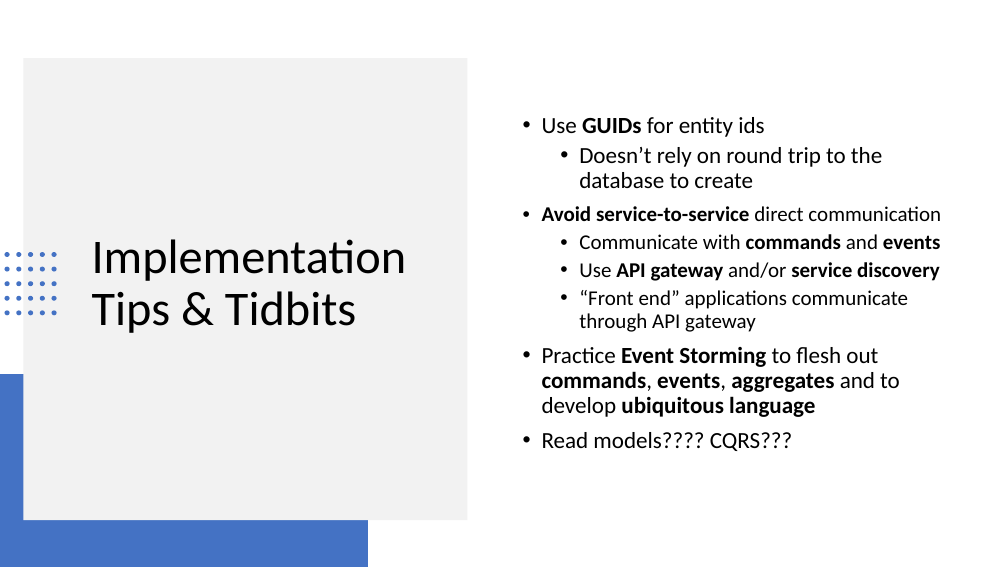
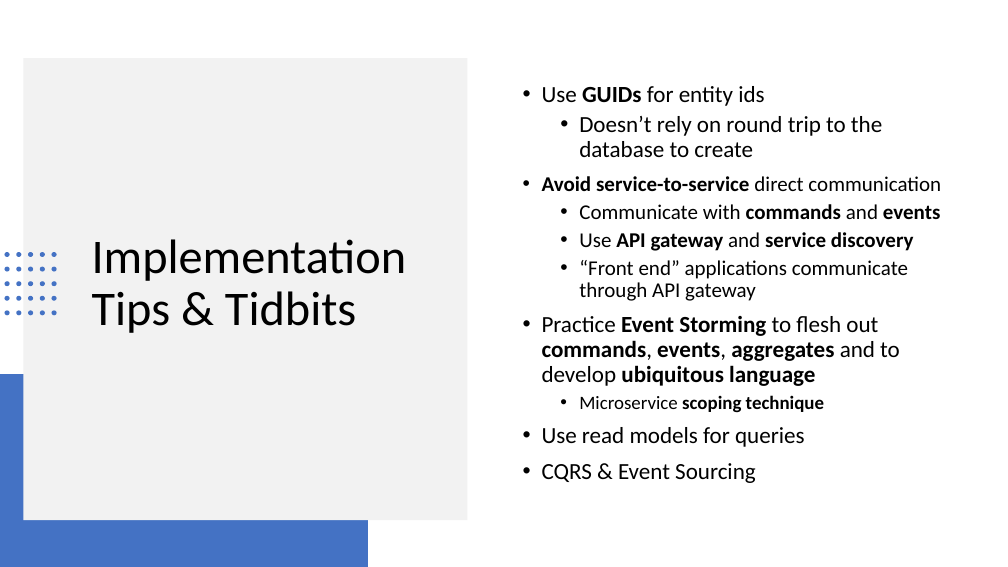
Before and after one commit to footedr/easyddd, a slide deck: slide 31 of EasyDDD.pptx. Drawn at 1008x567 pixels with LibreOffice and Linux fonts; fonts in the diff are those of the drawing. Boxes give left, top, right and bottom in pixels: in the first picture for what was removed or moved away, otherwise in the second. Text is boxed around its words. In the diff, an @@ line names an element or a change of style, - is before the commit and + after.

```diff
--- a/EasyDDD.pptx
+++ b/EasyDDD.pptx
@@ text at (579, 232, 914, 251): text changed @@
-  • Use API gateway and/or service discovery
+  • Use API gateway and service discovery
@@ text at (542, 395, 824, 483): text changed @@
-• Read models???? CQRS???
+  • Microservice scoping technique
+• Use read models for queries
+• CQRS & Event Sourcing
```
Also in this commit, not shown: 5 other slides changed.
